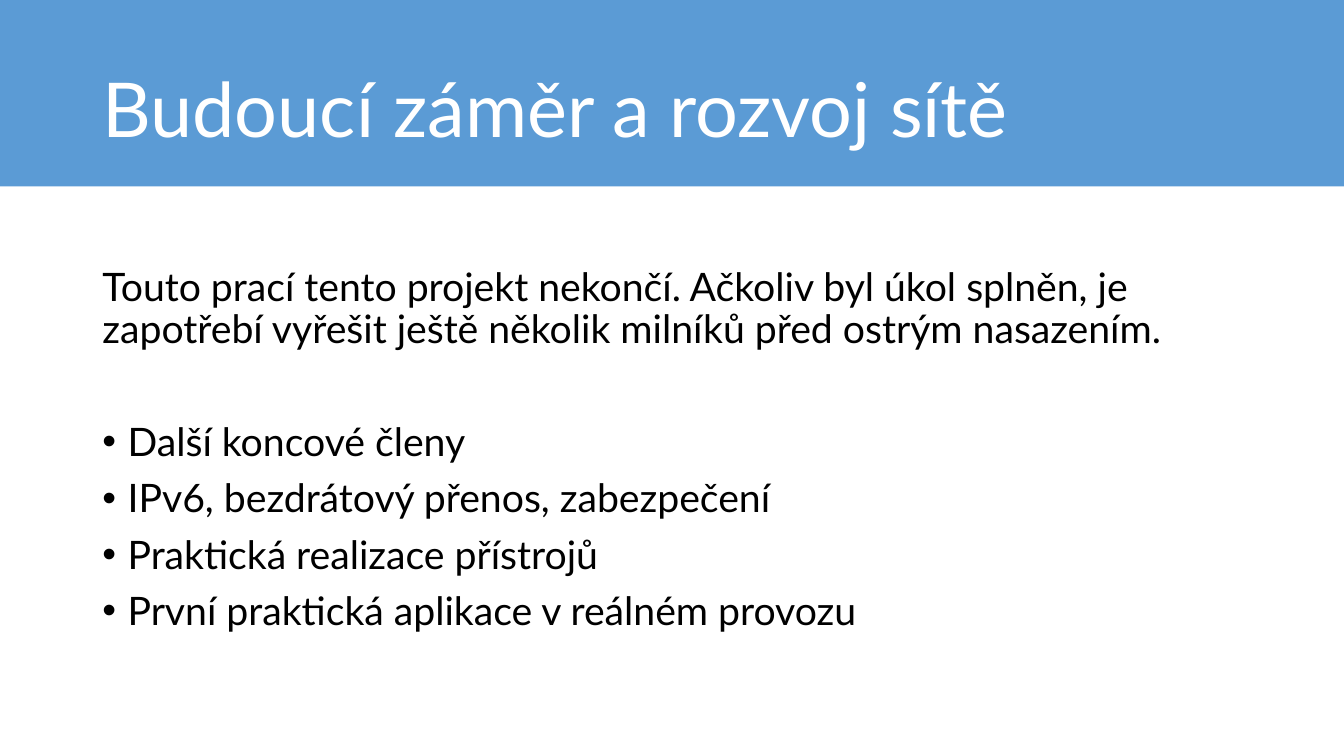
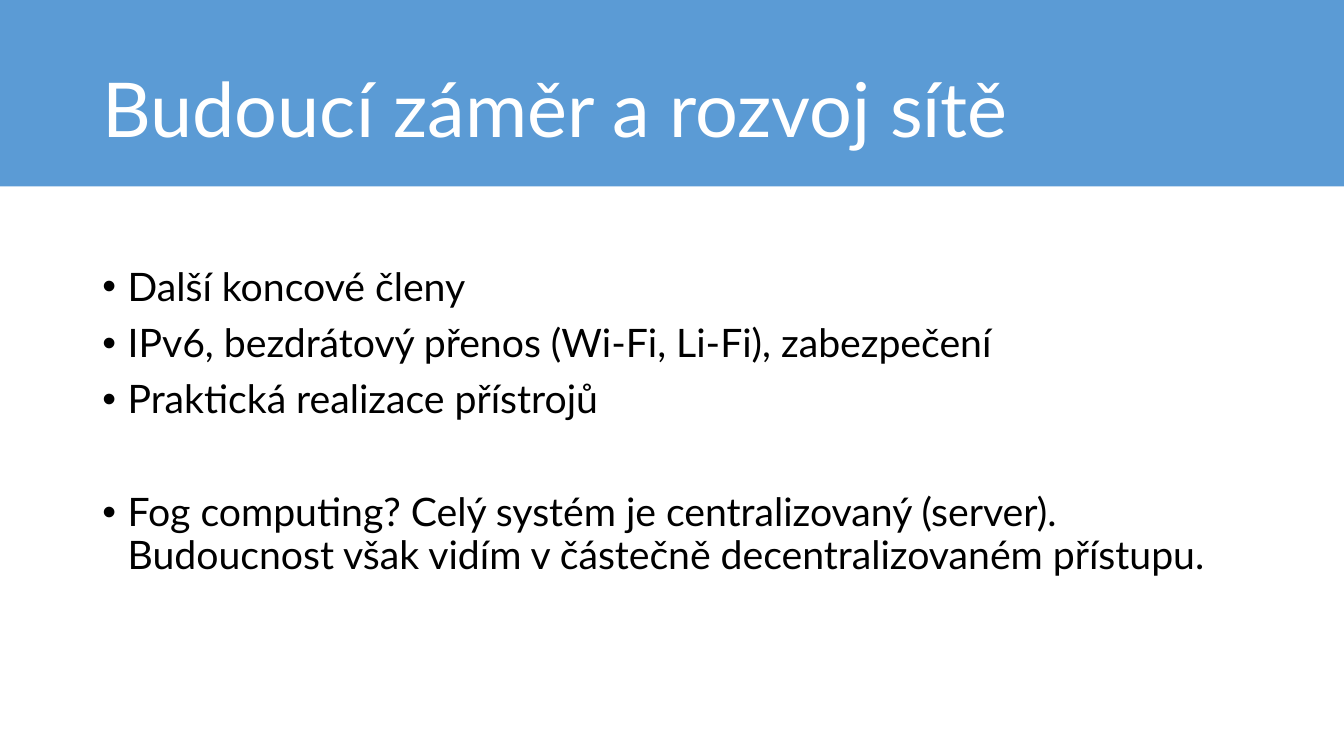
Before and after one commit to mrtnzlml-archive/Real-time-WS, a slide deck: slide 6 of obhajoba.pptx. Drawn at 1344x756 pixels with LibreOffice and Linux fonts; fonts in the diff are those of the drawing. Boxes give left, top, right and bottom in pixels: in the first picture for what was removed or moved away, otherwise in the second. Text is boxed around its words. In the diff, an @@ line names an element or a change of style, - is before the commit and + after.

```diff
--- a/obhajoba.pptx
+++ b/obhajoba.pptx
@@ text at box(102, 272, 1161, 350): paragraph removed @@
-Touto prací tento projekt nekončí. Ačkoliv byl úkol splněn, je zapotřebí vyřešit ještě několik milníků před ostrým nasazením.
@@ text at box(128, 326, 991, 364): text changed @@
-• IPv6, bezdrátový přenos, zabezpečení
+• IPv6, bezdrátový přenos (Wi-Fi, Li-Fi), zabezpečení
@@ text at box(128, 496, 1204, 576): text changed @@
-• První praktická aplikace v reálném provozu
+• Fog computing? Celý systém je centralizovaný (server). Budoucnost však vidím v částečně decentralizovaném přístupu.
```
Also in this commit, not shown: 5 other slides changed, 1 slide added, 1 slide removed, 15 other files.
